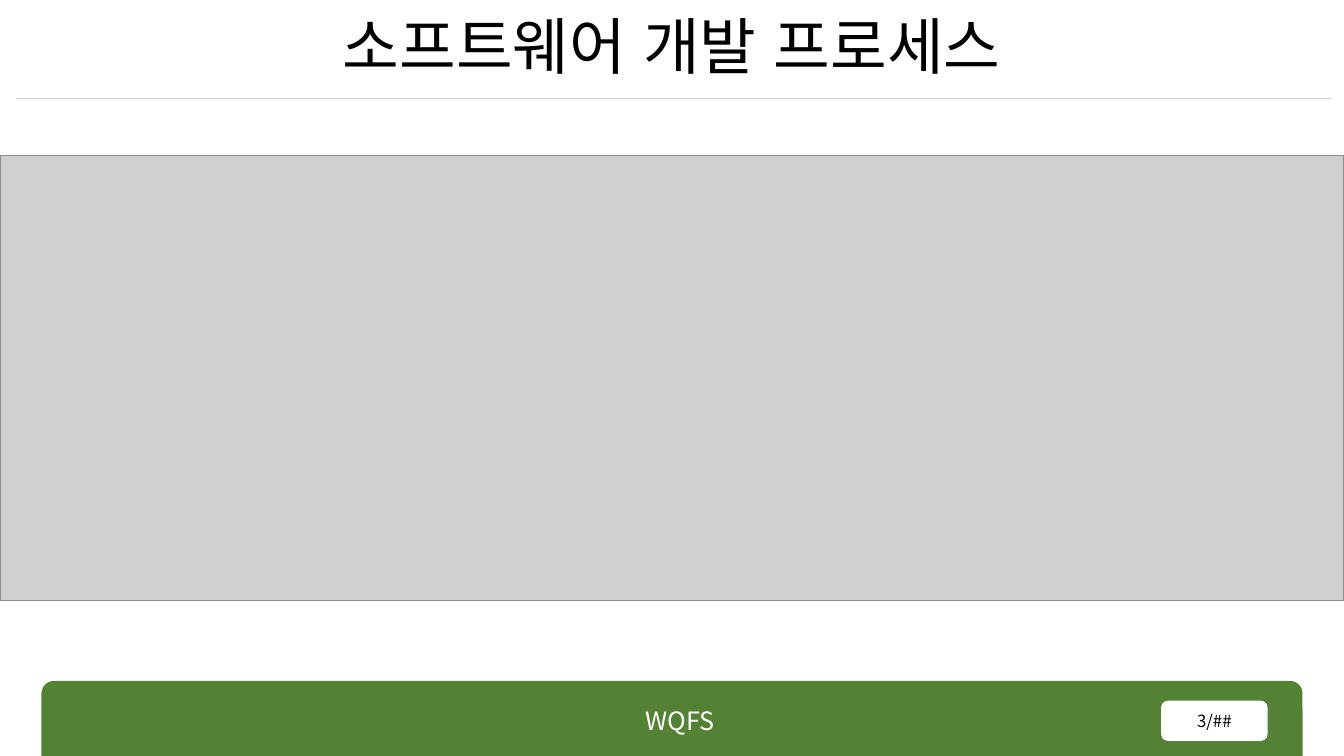
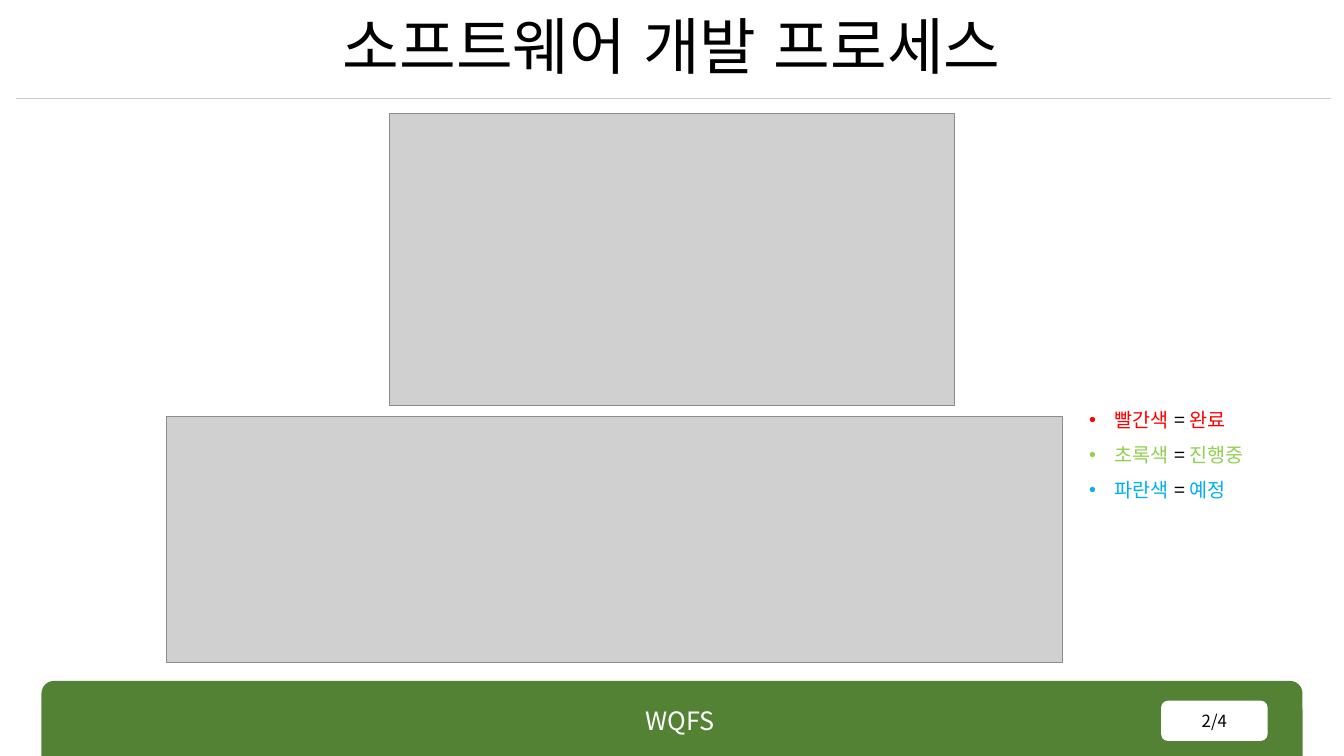
Before and after one commit to rennOobayashi/WQFS, a slide deck: slide 2 of WQFS.pptx (slide 3 before the commit). Drawn at 1344x756 pixels with LibreOffice and Linux fonts; fonts in the diff are those of the drawing; grey boxes stand for pictures. Boxes give left, top, right and bottom in pixels: in the first picture for what was removed or moved away, otherwise in the second. Text is boxed around its words. In the diff, an @@ line names an element or a change of style, - is before the commit and + after.

```diff
--- a/WQFS.pptx
+++ b/WQFS.pptx
@@ picture added at <box>390,114,955,405</box> @@
@@ picture removed at <box>0,155,1344,600</box> @@
@@ picture added at <box>166,416,1063,663</box> @@
@@ text added at <box>1114,410,1243,499</box>, 14 pt, text #92D050 @@
+• 빨간색 = 완료
+• 초록색 = 진행중
+• 파란색 = 예정
@@ page number at <box>1202,713,1227,730</box>: text changed @@
-3/##
+2/4
```
Also in this commit, not shown: 3 other slides changed, 1 slide removed, 2 other files.
